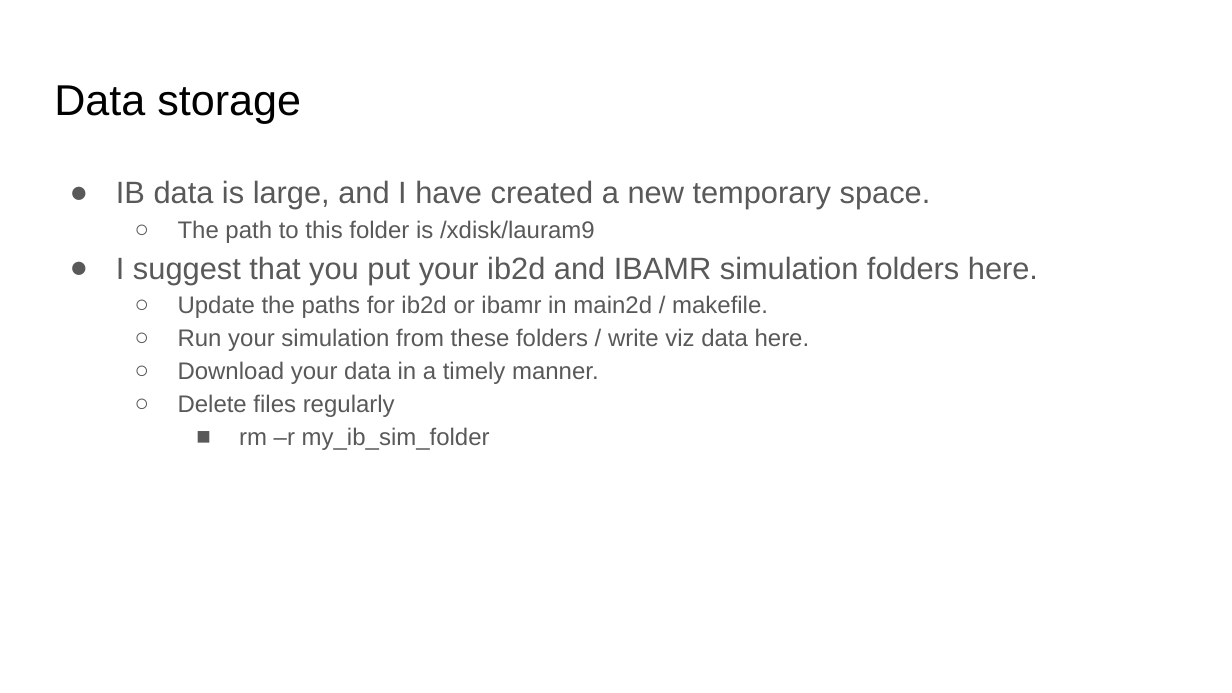
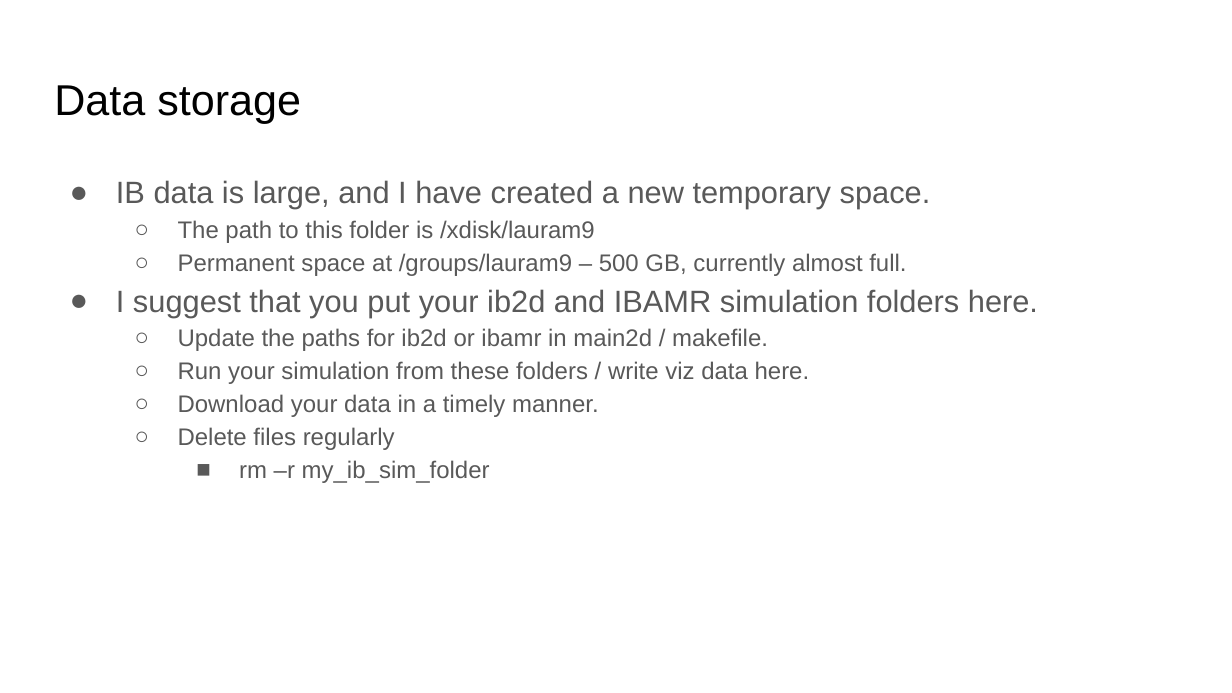
Before and after one commit to fairyflies9/IBAMR-Tutorials, a slide deck: slide 25 of UA Tutorials/UAClusterIb2dIBAMR.pptx. Drawn at 1232x693 pixels with LibreOffice and Linux fonts; fonts in the diff are those of the drawing. Boxes give left, top, right and bottom in pixels: in the first picture for what was removed or moved away, otherwise in the second. Text is boxed around its words. In the diff, an @@ line names an element or a change of style, - is before the commit and + after.

```diff
--- a/UA Tutorials/UAClusterIb2dIBAMR.pptx
+++ b/UA Tutorials/UAClusterIb2dIBAMR.pptx
@@ text at (x1=178, y1=253, x2=906, y2=276): paragraph added @@
+  ○ Permanent space at /groups/lauram9 – 500 GB, currently almost full.
```
Also in this commit, not shown: 2 other slides changed, 1 other file.
